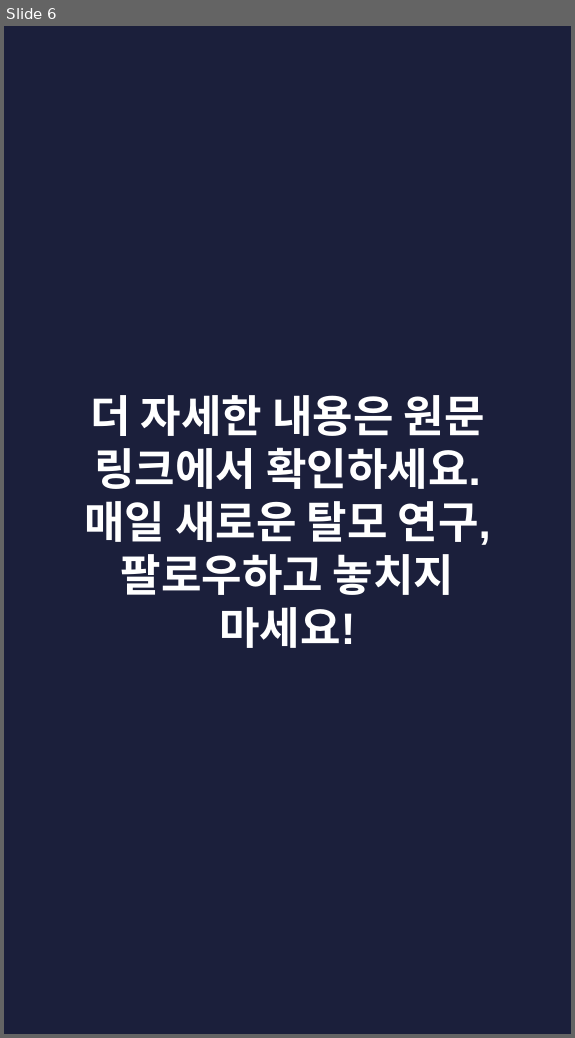
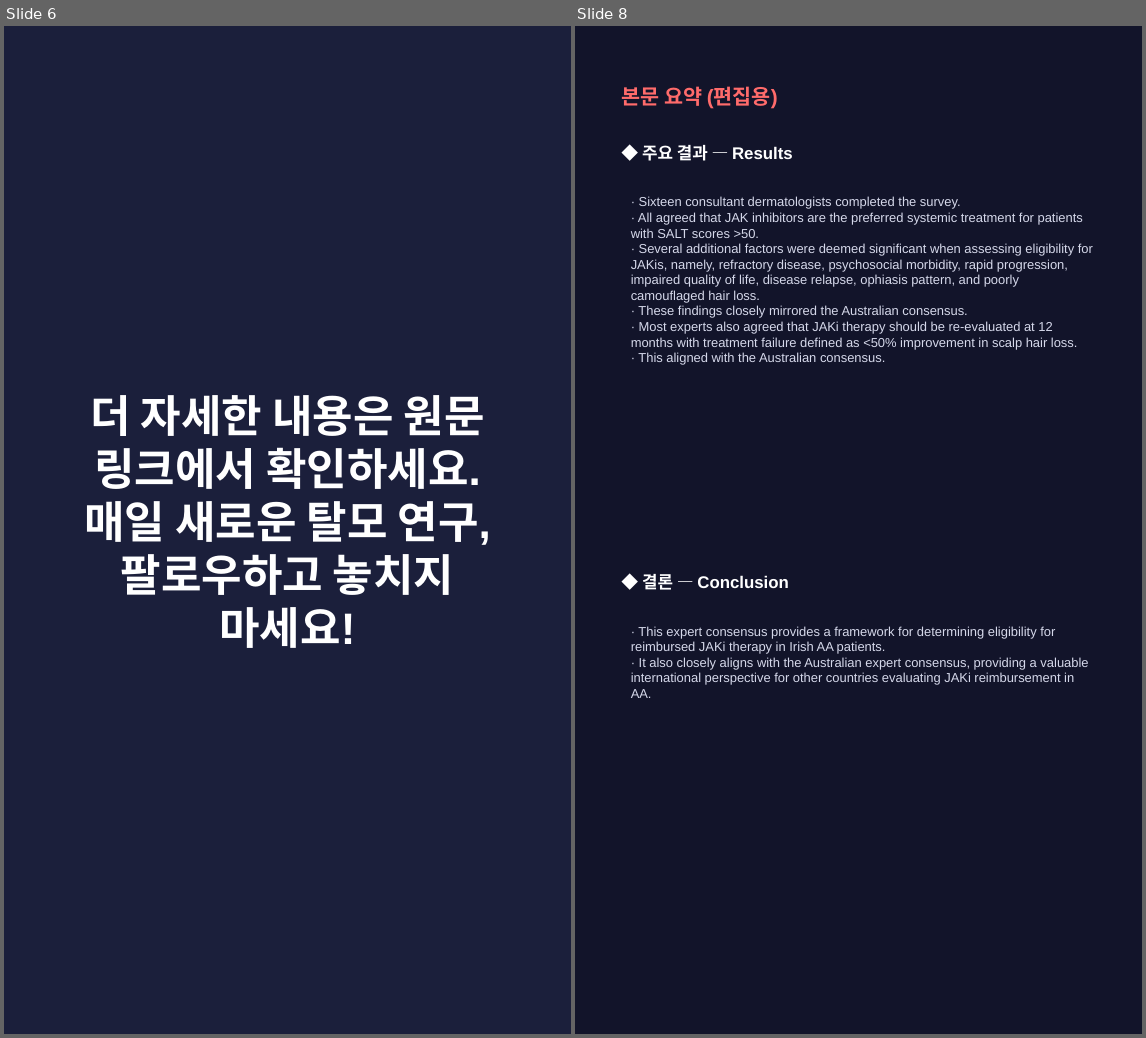
Before and after one commit to hyokang2010-BJ-ANTH/product-builder-test, a slide deck: pwa/data/latest/slides.pptx. Shown side by side, each under a label of ours: slide 6 before the commit, slides 6 and 8 after it; the slides between them are not shown. The pictures are 575x1038 and 1146x1038 pixels, drawn with LibreOffice and Linux fonts; fonts in the diff are those of the drawing. Boxes give left, top, right and bottom in pixels: in the first picture for what was removed or moved away, otherwise in the second. Text is boxed around its words. In the diff, an @@ line names an element or a change of style, - is before the commit and + after.

```diff
--- a/pwa/data/latest/slides.pptx
+++ b/pwa/data/latest/slides.pptx
@@ slide 8 added at [575,26,1142,1034], background #12142A @@
@@ text added at [621,86,778,109], 16 pt, text #FF6B6B, bold @@
+본문 요약 (편집용)
@@ text added at [642,145,793,161], 13 pt, text #FFFFFF, bold @@
+◆ 주요 결과 — Results
@@ text added at [631,196,1093,365], 10 pt, text #D5D8EA @@
+· Sixteen consultant dermatologists completed the survey.
+· All agreed that JAK inhibitors are the preferred systemic treatment for patients with SALT scores >50.
+· Several additional factors were deemed significant when assessing eligibility for JAKis, namely, refractory disease, psychosocial morbidity, rapid progression, impaired quality of life, disease relapse, ophiasis pattern, and poorly camouflaged hair loss.
+· These findings closely mirrored the Australian consensus.
+· Most experts also agreed that JAKi therapy should be re-evaluated at 12 months with treatment failure defined as <50% improvement in scalp hair loss.
+· This aligned with the Australian consensus.
@@ text added at [642,574,788,590], 13 pt, text #FFFFFF, bold @@
+◆ 결론 — Conclusion
@@ text added at [631,626,1088,698], 10 pt, text #D5D8EA @@
+· This expert consensus provides a framework for determining eligibility for reimbursed JAKi therapy in Irish AA patients.
+· It also closely aligns with the Australian expert consensus, providing a valuable international perspective for other countries evaluating JAKi reimbursement in AA.
```
Also in this commit, not shown: 2 slides changed, 4 other slides added, 6 slides removed, 26 other files.
